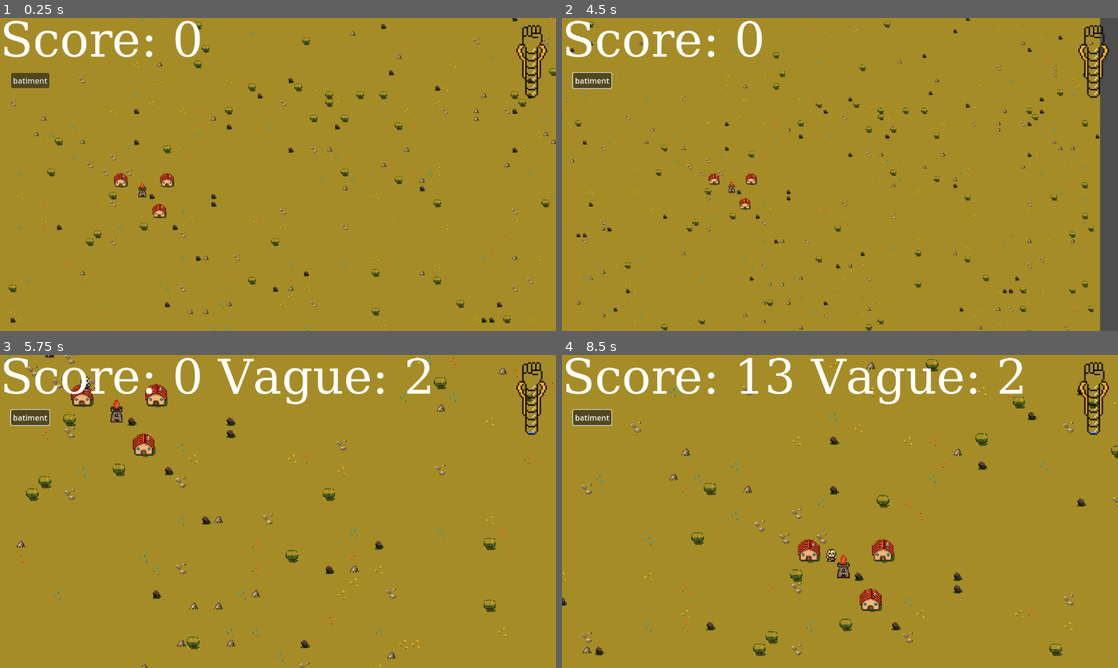
Above: before the commit, frames 1-4 (two rows, left to right).
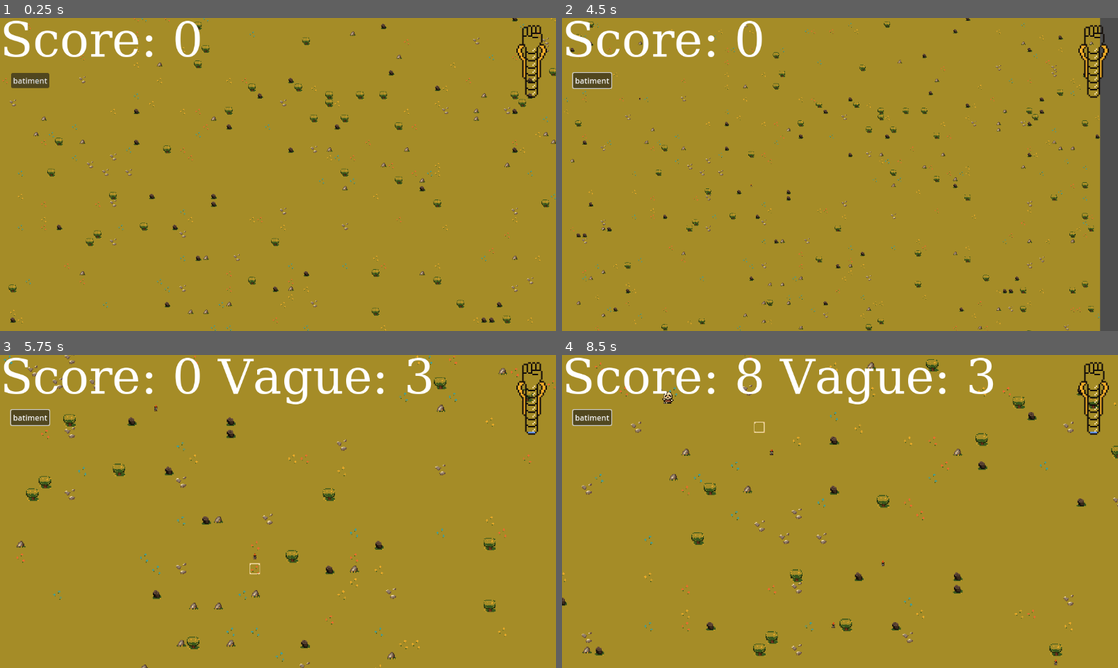
Above: after the commit, the same moments.

Repository: Nuxnuxx/gamejam-2024
Game: Godot game, scene res://main.tscn
Two runs of this game, one before a commit and one after it. Both use one fixed random seed, a clock stepped at 60 frames per second and the inputs below.
Inputs (mouse positions are in pixels of both pictures, inside the frame that each line leads up to):
- Up to frame 1 (0.25 s): no input
- Up to frame 2 (4.5 s): click "batiment" at 0.5 s; click "batiment" at 1.25 s; click "batiment" at 2 s; tap Enter at 2.75, 4.25 s; move the mouse to (962, 158) at 2.77 s; click (962, 158) at 2.85 s; tap Space at 3.5 s; move the mouse to (728, 190) at 3.52 s; click (728, 190) at 3.6 s; move the mouse to (895, 105) at 4.27 s; hold Mouse wheel down (unzoom) from 4.28 s (still down)
- Up to frame 3 (5.75 s): click (333, 442) at 4.55 s; tap Space at 5 s; move the mouse to (250, 574) at 5.02 s; release Mouse wheel down (unzoom) at 5.03 s; tap Mouse wheel up (zoom) at 5.1 s; click (250, 574) at 5.3 s
- Up to frame 4 (8.5 s): move the mouse to (1006, 558) at 5.77 s; click (1006, 558) at 5.85 s; move the mouse to (673, 464) at 6.52 s; click (673, 464) at 6.6 s; move the mouse to (867, 511) at 7.27 s; hold Mouse wheel down (unzoom) 7.28-8.03 s; click (867, 511) at 7.55 s; move the mouse to (756, 433) at 8.02 s; tap Mouse wheel up (zoom) at 8.1 s; click (756, 433) at 8.3 s

The runs differ from the first frame. In frame 1, 0.4% of the frame differs, in the area x 0-32%, y 19-64%; in frame 2, 0.2%; in frame 3, 1.1%; in frame 4, 3.2%, in the area x 5-90%, y 0-100%.

Commit message:
fix: can place only on grass

Diff:
--- a/Actors/Building/Building.tscn
+++ b/Actors/Building/Building.tscn
@@ -54,7 +54,7 @@
 }]
 
 [sub_resource type="RectangleShape2D" id="RectangleShape2D_3bh6v"]
-size = Vector2(16, 34.1333)
+size = Vector2(16, 32)
 
 [sub_resource type="CircleShape2D" id="CircleShape2D_0tgfk"]
 radius = 116.0
--- a/Map/TileMap.gd
+++ b/Map/TileMap.gd
@@ -1,9 +1,11 @@
 extends TileMap
 
-var GridSize = 5
+var GridSize = 200
 var Tab_tiles = {}
 var can_place_building_custom_data = "can_place_building"
 var tile_data
+var can_place_building
+var can_place_building_because_already_here
 var tile
 var building_is_selected = false
 var hover_objects
@@ -24,20 +26,20 @@
 	tile = local_to_map(get_global_mouse_position())
 	hover_objects = to_global(map_to_local(tile))
 	tile_data = tile_map.get_cell_tile_data(0, tile)
+	can_place_building = tile_map.get_cell_tile_data(1, tile)
 	if tile_data :
 		for x in GridSize:
 			for y in GridSize:
-				erase_cell(1, Vector2i(x,y))
+				erase_cell(2, Vector2i(x,y))
 		if Tab_tiles.has(str(tile)) && building_is_selected:
-			set_cell(1, tile, 1, Vector2i(0,0), 0)
+			set_cell(2, tile, 1, Vector2i(0,0), 0)
 
 func _input(_event):
-	if Input.is_action_just_pressed("click") && tile_data && building_is_selected:
-		var tile_test : Vector2i = local_to_map(get_global_mouse_position())
-		var can_place_building = tile_data.get_custom_data(can_place_building_custom_data)
+	if Input.is_action_just_pressed("click") && building_is_selected:
+		var tile_pos : Vector2i = local_to_map(get_global_mouse_position())
 		if tile_data:
-			if can_place_building:
-				place_building(to_global(map_to_local(tile_test)))
+			if can_place_building == null:
+				place_building(to_global(map_to_local(tile_pos)))
 			else:
 				print("can't place")
 		else:
@@ -45,9 +47,8 @@
 
 func place_building(pos: Vector2):
 	var building = building.instantiate()
-	print(pos)
 	building.pos.x = pos.x
-	building.pos.y = pos.y - 8
+	building.pos.y = pos.y
 	building.is_set = true
 	batiments.add_child(building)
 
--- a/Map/TimeManager.gd
+++ b/Map/TimeManager.gd
@@ -4,7 +4,7 @@
 @onready var spawner = $"../Spawner"
 const WaweManager = preload("res://game_manager/wawe_manager.gd")
 
-var current_wawe = 0
+var current_wawe = 1
 var generate_wave = false
 
 var holy_score = 0
--- a/main.tscn
+++ b/main.tscn
@@ -1,7 +1,6 @@
-[gd_scene load_steps=18 format=3 uid="uid://q0kj70kue1w0"]
+[gd_scene load_steps=17 format=3 uid="uid://q0kj70kue1w0"]
 
 [ext_resource type="PackedScene" uid="uid://csnqj86xqkwhh" path="res://Map/spawner.tscn" id="1_p8xiu"]
-[ext_resource type="PackedScene" uid="uid://xegxwc3xy61w" path="res://Actors/Building/Building.tscn" id="2_i17st"]
 [ext_resource type="Script" path="res://CanvasLayer.gd" id="3_2s6iy"]
 [ext_resource type="Script" path="res://Map/TimeManager.gd" id="4_28pcd"]
 [ext_resource type="Texture2D" uid="uid://0kxq6pn8sh3n" path="res://Sprites/Spritesheets/background_tiles.png" id="4_b5y7g"]
@@ -46,13 +45,17 @@
 texture = ExtResource("4_b5y7g")
 1:0/0 = 0
 2:0/0 = 0
+2:0/0/custom_data_0 = true
 3:0/0 = 0
 4:0/0 = 0
+4:0/0/custom_data_0 = true
 5:0/0 = 0
 6:0/0 = 0
+6:0/0/custom_data_0 = true
 7:0/0 = 0
 8:0/0 = 0
 0:1/0 = 0
+0:1/0/custom_data_0 = true
 7:1/0 = 0
 8:1/0 = 0
 0:0/0 = 0
@@ -74,6 +77,8 @@
 1:2/0 = 0
 
 [sub_resource type="TileSet" id="TileSet_hil3c"]
+custom_data_layer_0/name = "can_place_building"
+custom_data_layer_0/type = 1
 sources/0 = SubResource("TileSetAtlasSource_4jero")
 sources/1 = SubResource("TileSetAtlasSource_tknft")
 sources/2 = SubResource("TileSetAtlasSource_jxnbe")
@@ -118,14 +123,11 @@
 tile_set = SubResource("TileSet_hil3c")
 format = 2
 layer_0/tile_data = PackedInt32Array(589856, 0, 1, 589855, 0, 1, 655390, 0, 1, 655389, 0, 1, 720924, 0, 1, 720923, 0, 1 …(73211 unchanged characters)…
-layer_1/tile_data = PackedInt32Array(-393221, 0, 0, 524283,  …(7300 unchanged characters)… , 1245261, 393216, 0, 1507405, 393216, 0, 1310742, 2, 0, 1048599, 2, 0, 1048593, 2, 0)
+layer_1/tile_data = PackedInt32Array(-393221, 0, 0, 524283,  …(7300 unchanged characters)… , 1245261, 393216, 0, 1507405, 393216, 0)
+layer_2/tile_data = PackedInt32Array()
 script = ExtResource("5_aep1n")
 
 [node name="batiments" type="Node" parent="."]
-
-[node name="Building" parent="." instance=ExtResource("2_i17st")]
-position = Vector2(325, 284)
-scale = Vector2(1, 0.936)
 
 [node name="Camera2D" parent="." instance=ExtResource("7_5lsws")]
 position = Vector2(606, 252)
